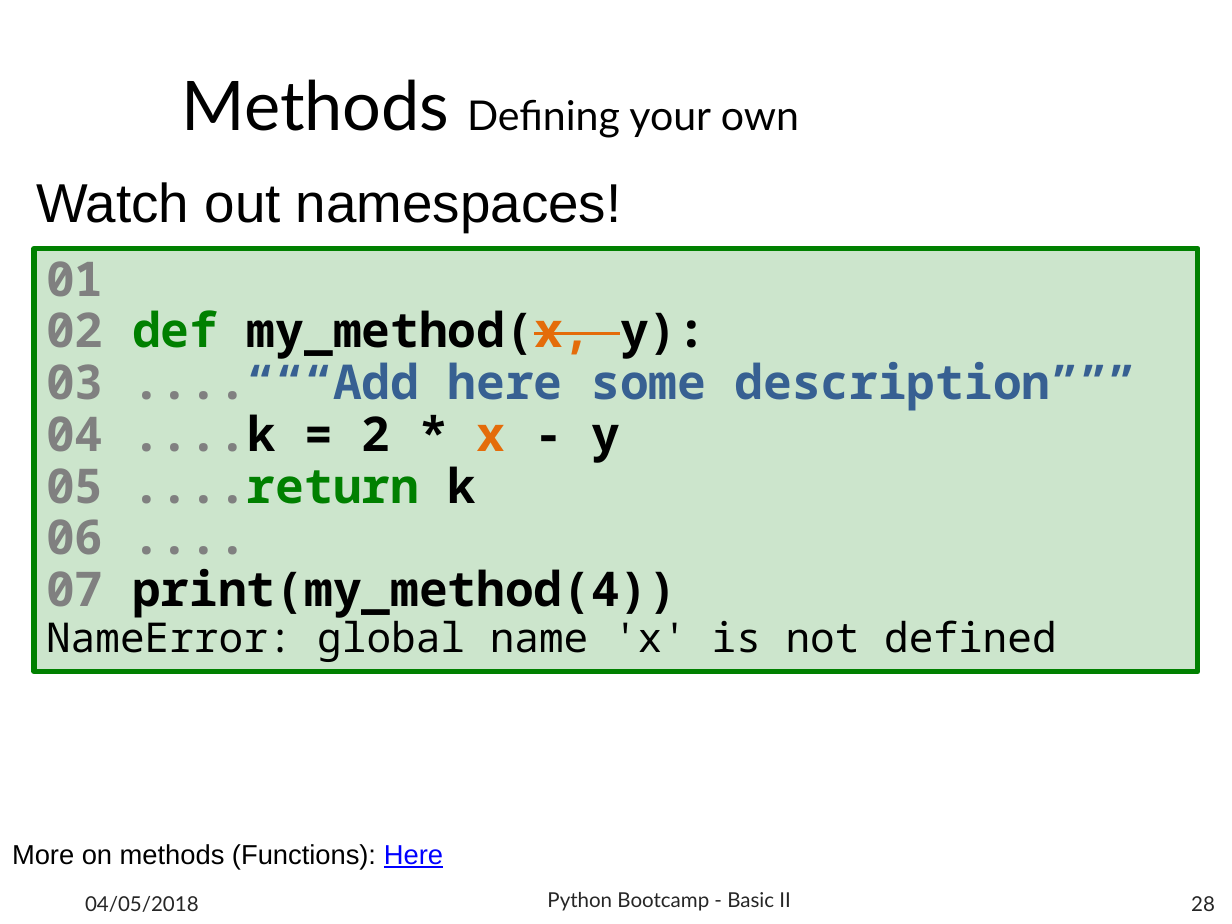
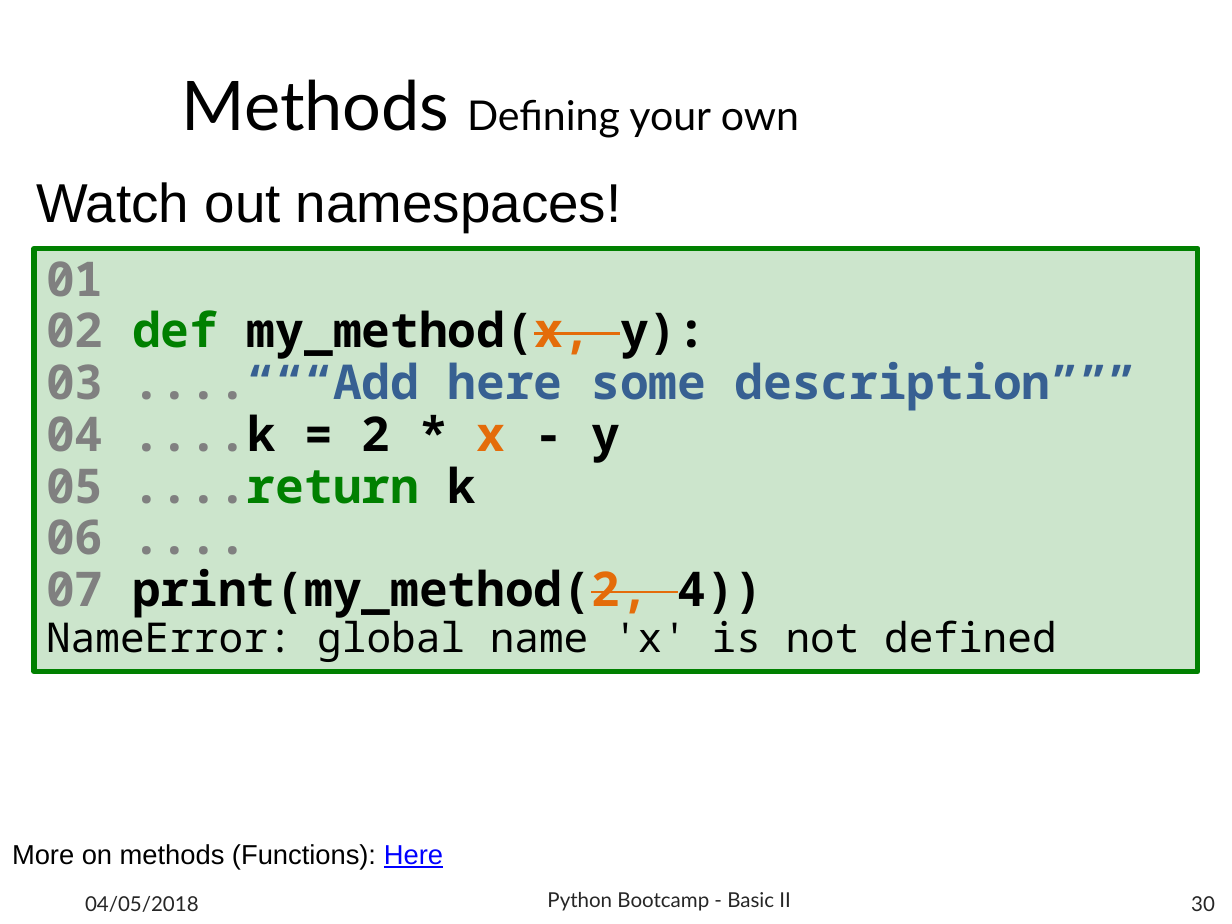
Before and after one commit to b1quint/Python-Tutorial-Series, a slide deck: slide 30 of Presentations/Python Tutorial Series - Basics II.pptx (slide 28 before the commit). Drawn at 1232x924 pixels with LibreOffice and Linux fonts; fonts in the diff are those of the drawing; background and template pictures are left out. Boxes give left, top, right and bottom in pixels: in the first picture for what was removed or moved away, otherwise in the second. Text is boxed around its words. In the diff, an @@ line names an element or a change of style, - is before the commit and + after.

```diff
--- a/Presentations/Python Tutorial Series - Basics II.pptx
+++ b/Presentations/Python Tutorial Series - Basics II.pptx
@@ text in rectangle at [46, 569, 764, 618]: text changed @@
-07 print(my_method(4))
+07 print(my_method(2, 4))
@@ page number at [1191, 896, 1215, 911]: text changed @@
-28
+30
```
Also in this commit, not shown: 6 other slides changed, 3 slides added, 1 other file.
